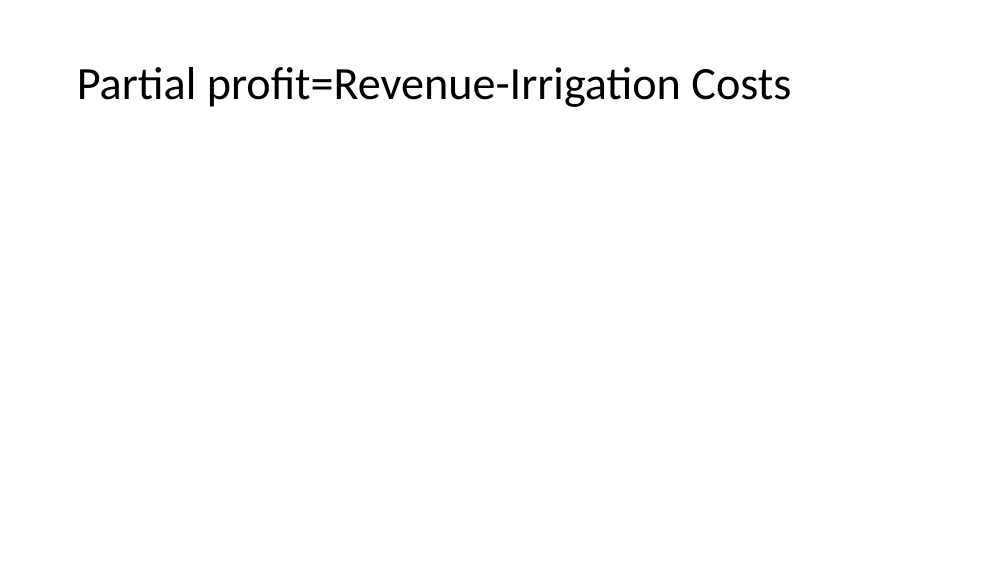
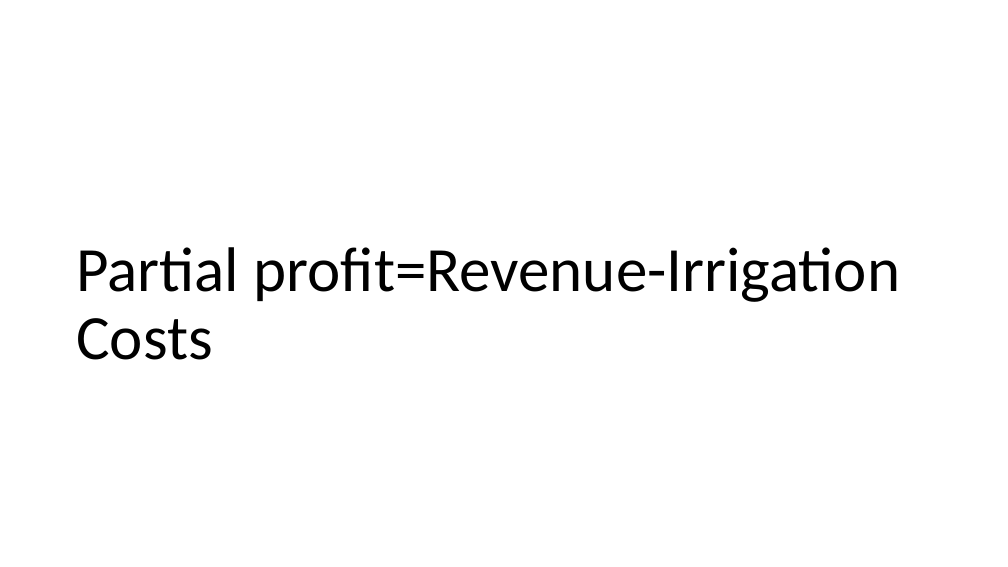
Before and after one commit to AntonUrfels/econ-sims-bihar, a slide deck: slide 16 of Planting date strategies under risk considerations_IGP_v2.pptx (slide 18 before the commit). Drawn at 1008x567 pixels with LibreOffice and Linux fonts; fonts in the diff are those of the drawing. Boxes give left, top, right and bottom in pixels: in the first picture for what was removed or moved away, otherwise in the second. Text is boxed around its words. In the diff, an @@ line names an element or a change of style, - is before the commit and + after.

```diff
--- a/Planting date strategies under risk considerations_IGP_v2.pptx
+++ b/Planting date strategies under risk considerations_IGP_v2.pptx
@@ title "Partial profit=Revenue-Irrigation Costs" moved from (x1=77, y1=67, x2=791, y2=107) to (x1=76, y1=247, x2=901, y2=360) @@
@@ title "Partial profit=Revenue-Irrigation Costs" at (x1=76, y1=247, x2=901, y2=360): size 44 to 60 pt; vertical alignment middle to bottom @@
```
Also in this commit, not shown: 2 other slides changed, 1 slide added, 2 slides removed, 4 other files.
